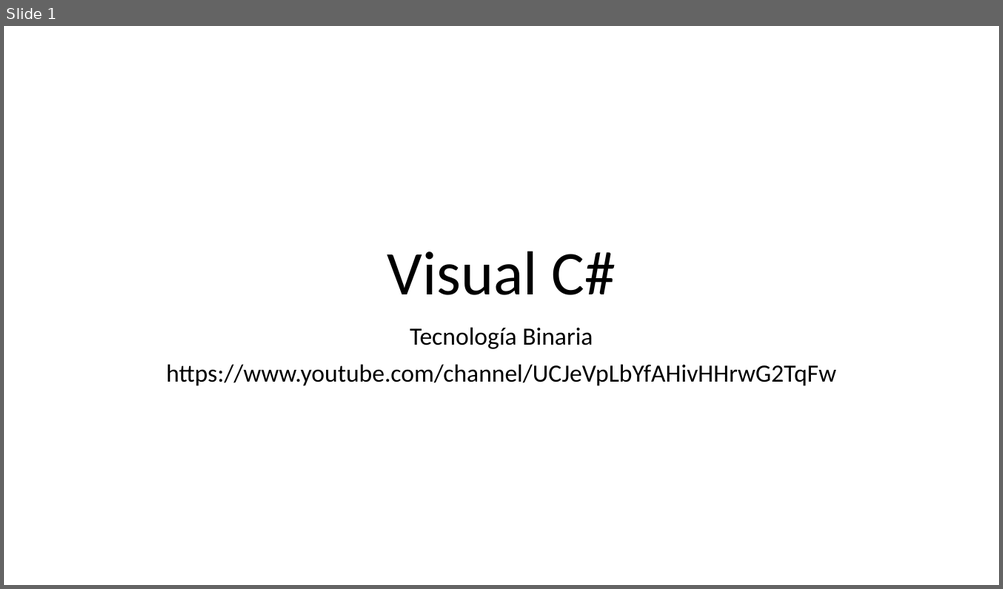
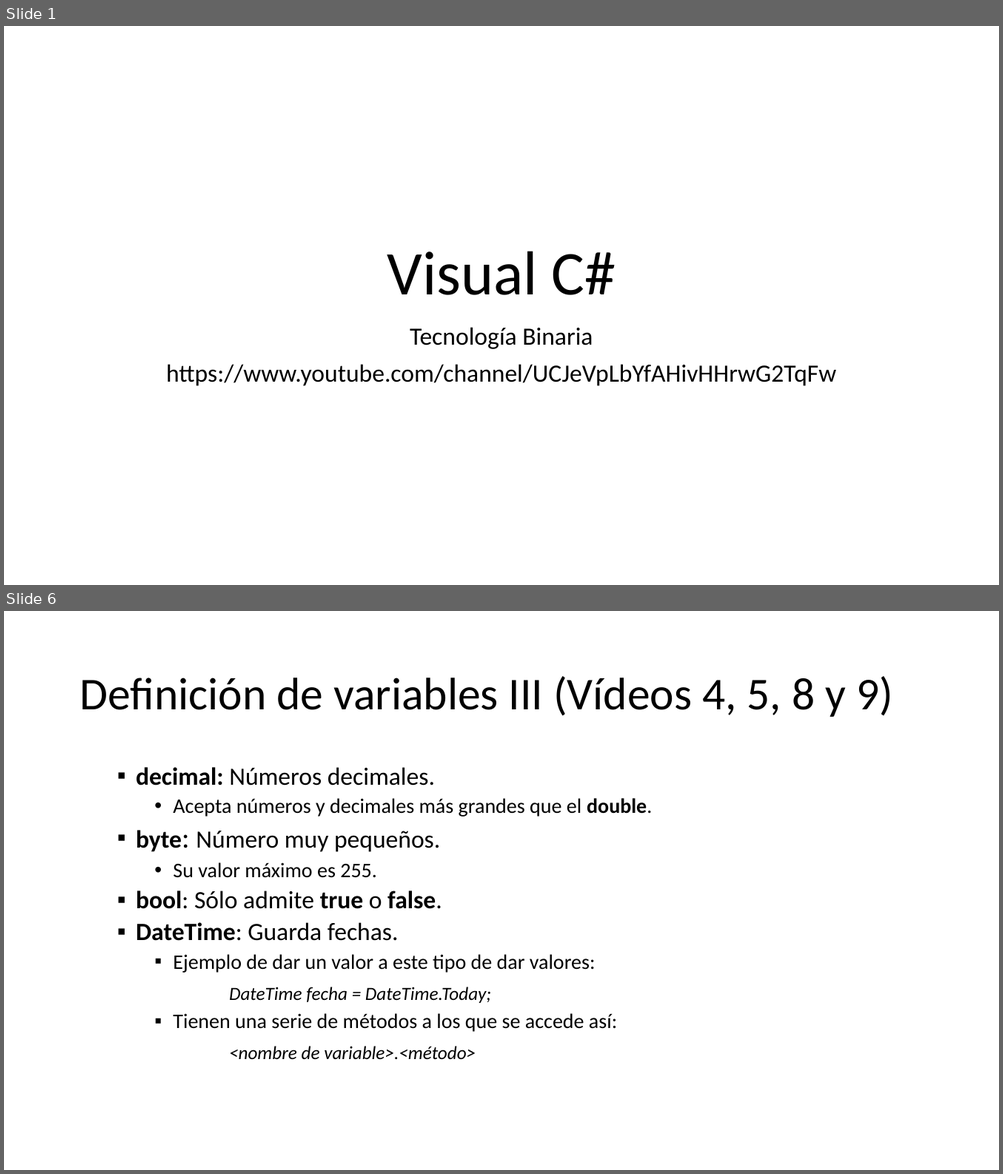
Before and after one commit to Worome/Recetatic, a slide deck: Recetatic/Visual C#.pptx. Shown one above the other, each under a label of ours: slide 1 before the commit, slides 1 and 6 after it; the slides between them are not shown. The pictures are 1003x589 and 1003x1174 pixels, drawn with LibreOffice and Linux fonts; fonts in the diff are those of the drawing. Boxes give left, top, right and bottom in pixels: in the first picture for what was removed or moved away, otherwise in the second. Text is boxed around its words. In the diff, an @@ line names an element or a change of style, - is before the commit and + after.

```diff
--- a/Recetatic/Visual C#.pptx
+++ b/Recetatic/Visual C#.pptx
@@ slide 6 added at (4,611,999,1170), background #FFFFFF @@
@@ title added at (79,676,893,717), 44 pt, text #000000 @@
+Definición de variables III (Vídeos 4, 5, 8 y 9)
@@ text added at (136,767,652,1059), 20 pt, text #000000 @@
+  ▪ decimal: Números decimales.
+    • Acepta números y decimales más grandes que el double.
+  ▪ byte: Número muy pequeños.
+    • Su valor máximo es 255.
+  ▪ bool: Sólo admite true o false.
+  ▪ DateTime: Guarda fechas.
+    ▪ Ejemplo de dar un valor a este tipo de dar valores:
+    DateTime fecha = DateTime.Today;
+    ▪ Tienen una serie de métodos a los que se accede así:
+    <nombre de variable>.<método>
```
Also in this commit, not shown: 2 slides changed, 5 other slides added.
